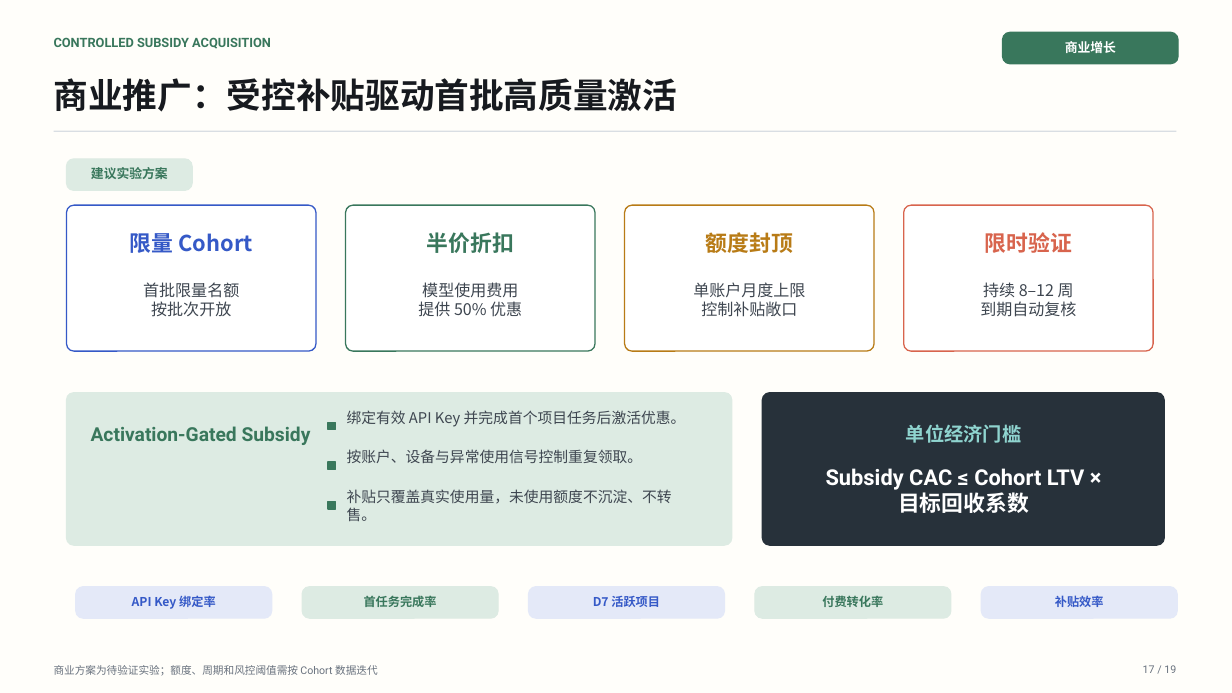
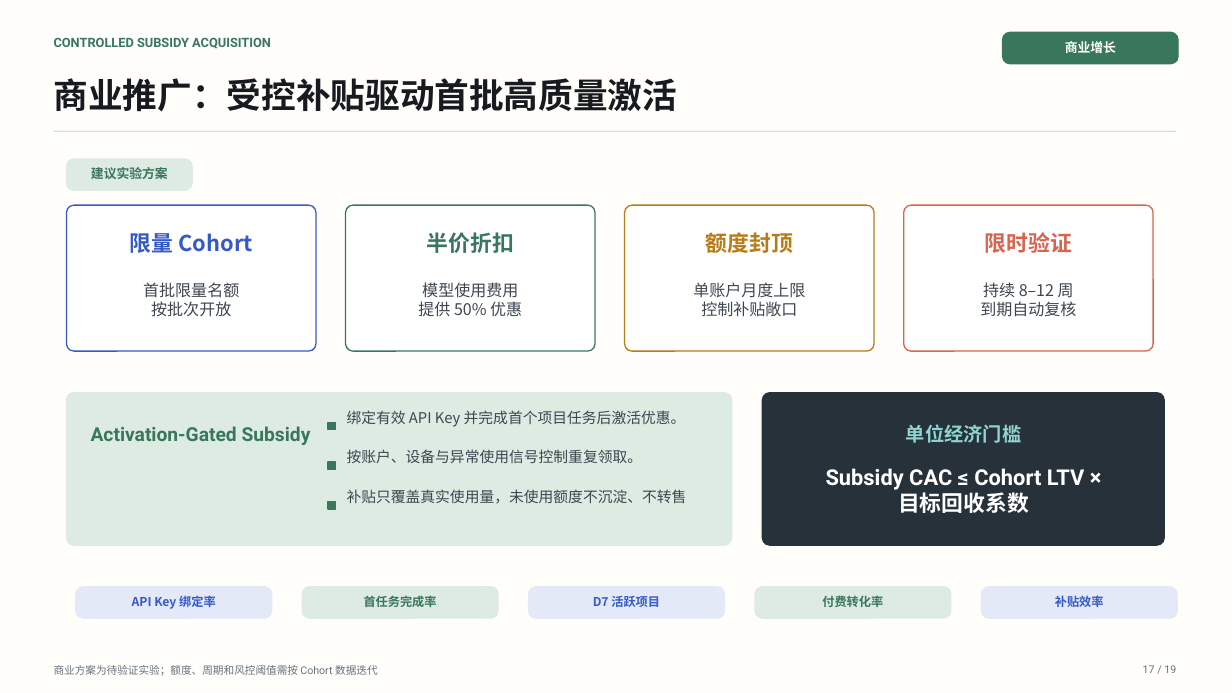
Before and after one commit to 2830500285/BAI-Work, a slide deck: slide 17 of docs/presentation/BAI-Work-Defense-Deck.pptx. Drawn at 1232x693 pixels with LibreOffice and Linux fonts; fonts in the diff are those of the drawing. Boxes give left, top, right and bottom in pixels: in the first picture for what was removed or moved away, otherwise in the second. Text is boxed around its words. In the diff, an @@ line names an element or a change of style, - is before the commit and + after.

```diff
--- a/docs/presentation/BAI-Work-Defense-Deck.pptx
+++ b/docs/presentation/BAI-Work-Defense-Deck.pptx
@@ text at <box>347,489,687,504</box>: text changed @@
-补贴只覆盖真实使用量，未使用额度不沉淀、不转售。
+补贴只覆盖真实使用量，未使用额度不沉淀、不转售
```
Also in this commit, not shown: 4 other files.
